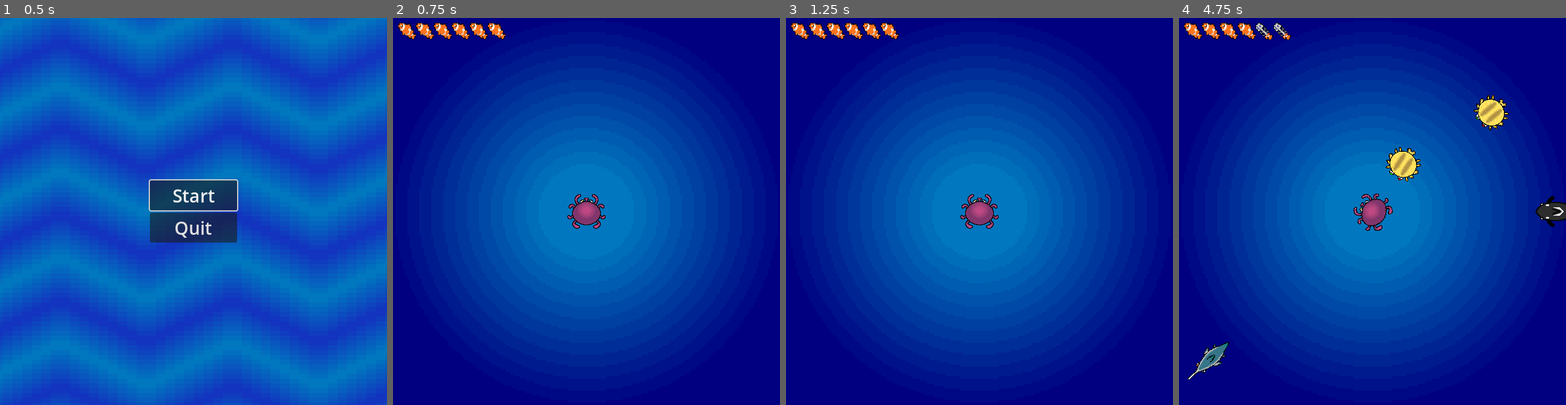
Above: before the commit, frames 1-4 (left to right).
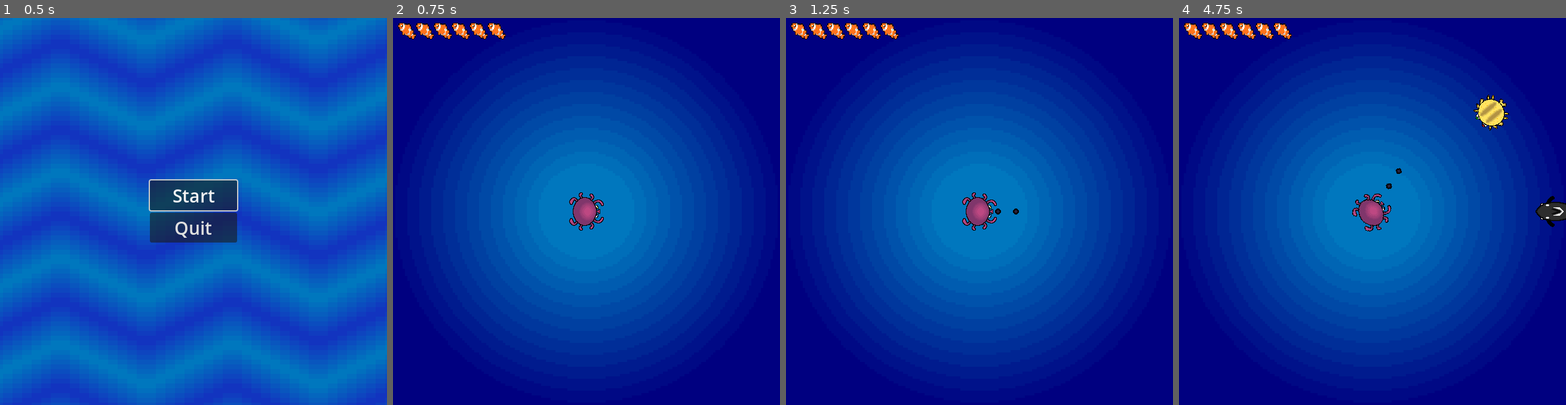
Above: after the commit, the same moments.

Repository: jonael-garcia26/OctoPause
Game: Godot game, scene res://Scenes/menu.tscn
Same seed, same stepped clock (60 frames per second), same inputs: the game is played once before the commit and once after it.
Inputs:
- Up to frame 1 (0.5 s): no input
- Up to frame 2 (0.75 s): click "Start" at 0.5 s
- Up to frame 3 (1.25 s): no input
- Up to frame 4 (4.75 s): no input

Frame 1 is identical in both runs. In frame 2, 0.4% of the frame differs, in the area x 45-55%, y 45-55%; in frame 3, 0.4%; in frame 4, 1.4%, in the area x 2-63%, y 1-94%.

Commit message:
Made pulpy shoot and kill enemies

Diff:
--- /dev/null
+++ b/Scenes/ink_bullet.gd
@@ -0,0 +1,20 @@
+extends Area2D
+
+var speed = 100
+var velocity = Vector2()
+
+
+# Called when the node enters the scene tree for the first time.
+func _ready() -> void:
+	velocity = Vector2(speed, 0).rotated(rotation)
+
+
+# Called every frame. 'delta' is the elapsed time since the previous frame.
+func _process(delta: float) -> void:
+	position += velocity * delta
+
+
+func _on_body_entered(body: Node2D) -> void:
+	if body.is_in_group("enemies"):
+		body.take_damage()
+		queue_free()
--- /dev/null
+++ b/Scenes/ink_bullet.tscn
@@ -0,0 +1,18 @@
+[gd_scene load_steps=4 format=3 uid="uid://gxu0chlpu8v3"]
+
+[ext_resource type="Texture2D" uid="uid://7fm66eaoef6v" path="res://Assets/Sprites/Ink bullet.png" id="1_1bh3e"]
+[ext_resource type="Script" path="res://Scenes/ink_bullet.gd" id="1_v7ymu"]
+
+[sub_resource type="CircleShape2D" id="CircleShape2D_871ia"]
+radius = 5.0
+
+[node name="ink_bullet" type="Area2D"]
+script = ExtResource("1_v7ymu")
+
+[node name="Sprite2D" type="Sprite2D" parent="."]
+texture = ExtResource("1_1bh3e")
+
+[node name="CollisionShape2D" type="CollisionShape2D" parent="."]
+shape = SubResource("CircleShape2D_871ia")
+
+[connection signal="body_entered" from="." to="." method="_on_body_entered"]
--- a/Scenes/main.tscn
+++ b/Scenes/main.tscn
@@ -4,7 +4,7 @@
 [ext_resource type="PackedScene" uid="uid://ca20qyc1r7ovv" path="res://Scenes/puffy.tscn" id="2_qteu8"]
 [ext_resource type="PackedScene" uid="uid://d2wsb3or2oqp2" path="res://Scenes/Swordy.tscn" id="3_i4u0a"]
 [ext_resource type="Texture2D" uid="uid://db1rv5jahoabt" path="res://Assets/Sprites/Background.png" id="3_j76o2"]
-[ext_resource type="PackedScene" uid="uid://c2awl4pj3dnt6" path="res://Scenes/Player.tscn" id="4_46g1p"]
+[ext_resource type="PackedScene" uid="uid://c2awl4pj3dnt6" path="res://Scenes/player.tscn" id="4_46g1p"]
 [ext_resource type="PackedScene" uid="uid://ce3fuy55bbe0l" path="res://Scenes/Killy.tscn" id="4_m0alt"]
 [ext_resource type="PackedScene" uid="uid://d5crpah3s4lv" path="res://gui/nemoContainer.tscn" id="7_l7s0j"]
 
--- a/Scenes/player.tscn
+++ b/Scenes/player.tscn
@@ -10,9 +10,13 @@
 script = ExtResource("1_racub")
 
 [node name="Sprite2D" type="Sprite2D" parent="."]
+rotation = 1.5708
 texture = ExtResource("1_os784")
 
 [node name="Hitbox" type="CollisionShape2D" parent="."]
 shape = SubResource("CircleShape2D_0dtc3")
 
+[node name="InkPoint" type="Area2D" parent="."]
+position = Vector2(24, 0)
+
 [connection signal="body_entered" from="." to="." method="_on_body_entered"]
--- a/Scenes/puffy.tscn
+++ b/Scenes/puffy.tscn
@@ -18,3 +18,5 @@
 
 [node name="CollisionShape2D" type="CollisionShape2D" parent="."]
 shape = SubResource("CircleShape2D_vxgl6")
+
+[connection signal="body_entered" from="." to="." method="_on_body_entered"]
--- a/Scripts/enemy.gd
+++ b/Scripts/enemy.gd
@@ -4,6 +4,9 @@
 @export var health = 100
 @export var velocity = 150
 @export var damage = 1
+
+signal bullet_shot
+
 # Called when the node enters the scene tree for the first time.
 func _ready() -> void:
 	pass
@@ -11,3 +14,9 @@
 # Called every frame. 'delta' is the elapsed time since the previous frame.
 func _process(delta: float) -> void:
 	pass
+
+
+func take_damage():
+	health -= 25
+	if health <= 0:
+		queue_free()
--- a/Scripts/killy.gd
+++ b/Scripts/killy.gd
@@ -3,7 +3,7 @@
 
 # Called when the node enters the scene tree for the first time.
 func _ready() -> void:
-	pass # Replace with function body.
+	health = 150
 
 
 # Called every frame. 'delta' is the elapsed time since the previous frame.
--- a/Scripts/player.gd
+++ b/Scripts/player.gd
@@ -4,6 +4,9 @@
 @onready var currHealth: int = maxHealth
 
 var screen_size
+var inkBullet = preload("res://Scenes/ink_bullet.tscn")
+var shootTimer = 0
+var shootInterval = 0.3
 
 signal hit
 # Called when the node enters the scene tree for the first time.
@@ -16,6 +19,11 @@
 	var closestEnemy = get_closest_enemy()
 	if closestEnemy:
 		look_at(closestEnemy.position)
+
+	shootTimer += delta
+	if shootTimer >= shootInterval:
+		shoot_ink_bullet()
+		shootTimer = 0
 
 
 func _on_body_entered(enemy: RigidBody2D) -> void:
@@ -48,3 +56,10 @@
 				closest_enemy = enemy
 
 	return closest_enemy
+
+
+func shoot_ink_bullet():
+	var bulletInstance = inkBullet.instantiate()
+	bulletInstance.position = $InkPoint.get_global_position()
+	bulletInstance.rotation_degrees = rotation_degrees
+	get_tree().get_root().add_child(bulletInstance)
